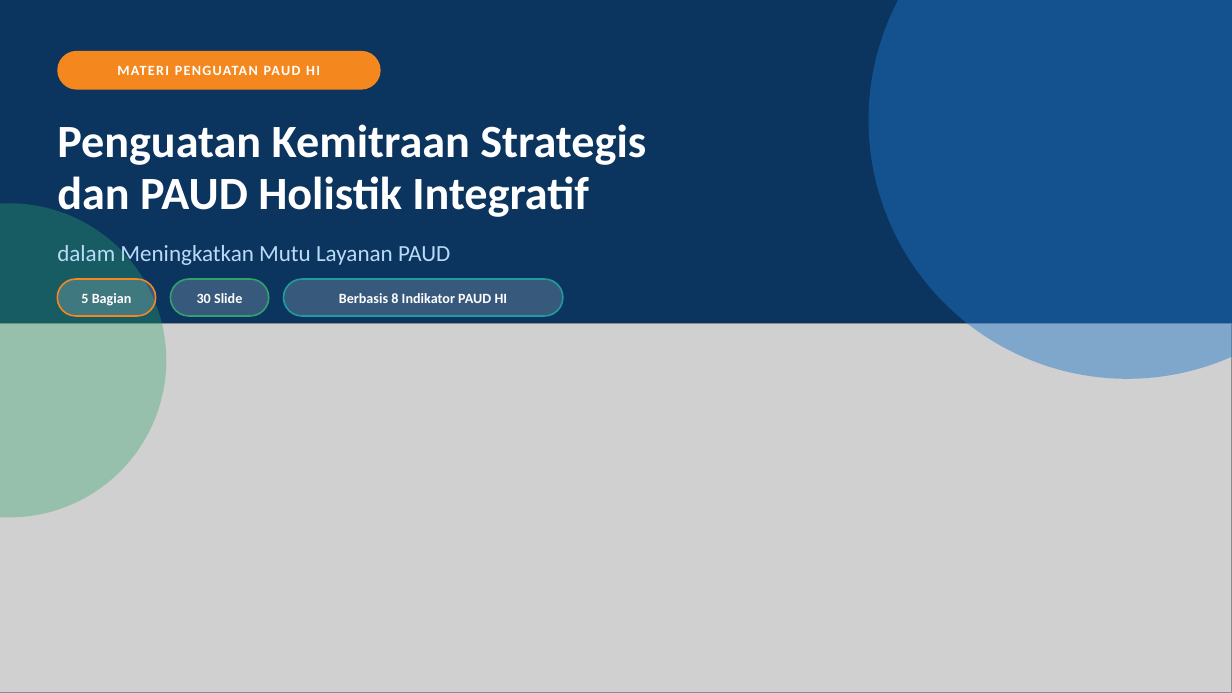
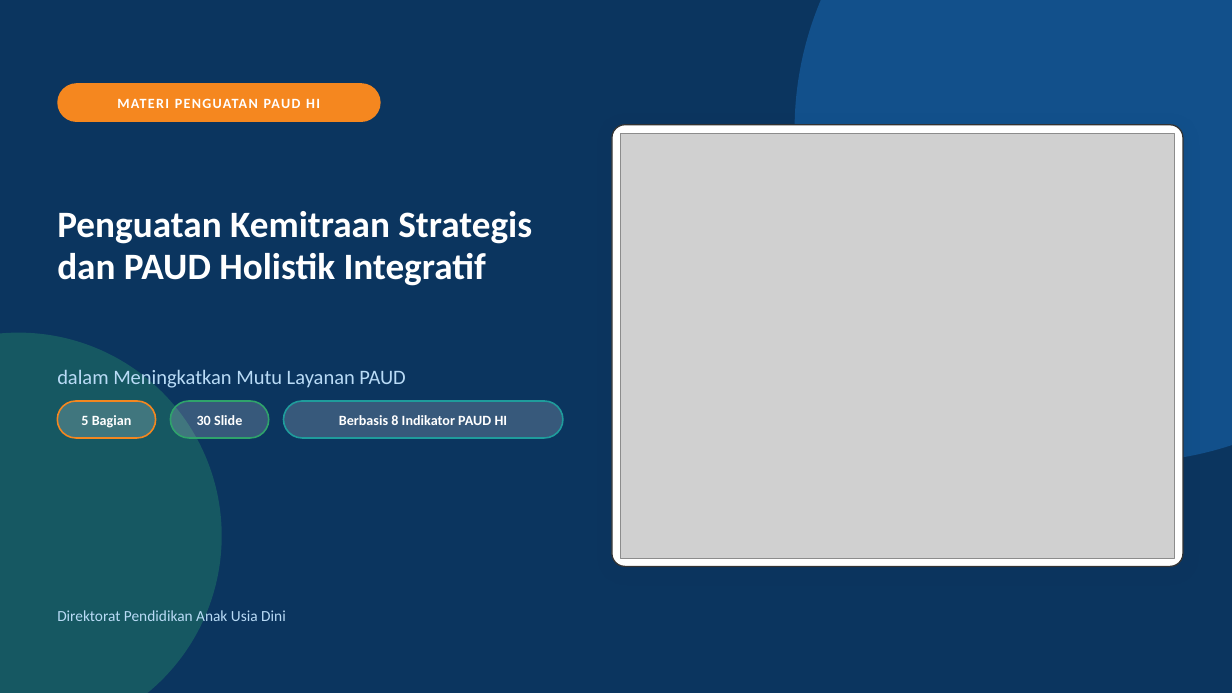
Before and after one commit to afriiqbal/kemitraanpaud, a slide deck: slide 1 of presentasi/Kemitraan_Strategis_PAUD_HI.pptx. Drawn at 1232x693 pixels with LibreOffice and Linux fonts; fonts in the diff are those of the drawing; grey boxes stand for pictures. Boxes give left, top, right and bottom in pixels: in the first picture for what was removed or moved away, otherwise in the second. Text is boxed around its words. In the diff, an @@ line names an element or a change of style, - is before the commit and + after.

```diff
--- a/presentasi/Kemitraan_Strategis_PAUD_HI.pptx
+++ b/presentasi/Kemitraan_Strategis_PAUD_HI.pptx
@@ ellipse added at (795,0,1232,462), fill #1E76C8 at 42% opacity @@
@@ text "MATERI PENGUATAN PAUD HI": place and size @@
-text "MATERI PENGUATAN PAUD HI" at (117,65,320,75)
+text "MATERI PENGUATAN PAUD HI" at (117,98,320,108)
@@ rounded rectangle: place and size @@
-rounded rectangle at (57,51,381,90)
+rounded rectangle at (57,83,381,122)
@@ text "Penguatan Kemitraan Strategis": place and size @@
-text "Penguatan Kemitraan Strategis" at (57,124,646,217)
+text "Penguatan Kemitraan Strategis" at (57,211,532,286)
@@ text "Penguatan Kemitraan Strategis" at (57,211,532,286): size 36 to 29 pt; line spacing 40pt to 33pt @@
@@ rounded rectangle added at (612,125,1183,567), fill #FFFFFF, outline #333333 1 pt @@
@@ picture added at (620,133,1175,558) @@
@@ ellipse removed at (0,203,166,518) @@
@@ picture removed at (0,323,1232,693) @@
@@ ellipse: place and size @@
-ellipse at (869,0,1232,379)
+ellipse at (0,333,222,693)
@@ ellipse at (0,333,222,693): fill #1E76C8 at 45% opacity to #2FA36B at 32% opacity @@
@@ text "dalam Meningkatkan Mutu Layanan PAUD": place and size @@
-text "dalam Meningkatkan Mutu Layanan PAUD" at (57,245,450,265)
+text "dalam Meningkatkan Mutu Layanan PAUD" at (57,370,405,388)
@@ text "dalam Meningkatkan Mutu Layanan PAUD" at (57,370,405,388): size 18 to 16 pt @@
@@ 3 texts, 3 rounded rectangles: place and size @@
-3 texts, 3 rounded rectangles at (57,279,563,316)
+3 texts, 3 rounded rectangles at (57,401,563,438)
@@ text added at (57,610,286,621), 12 pt, text #B9DBF6 @@
+Direktorat Pendidikan Anak Usia Dini
```
Also in this commit, not shown: 23 other slides changed, 36 other files.
